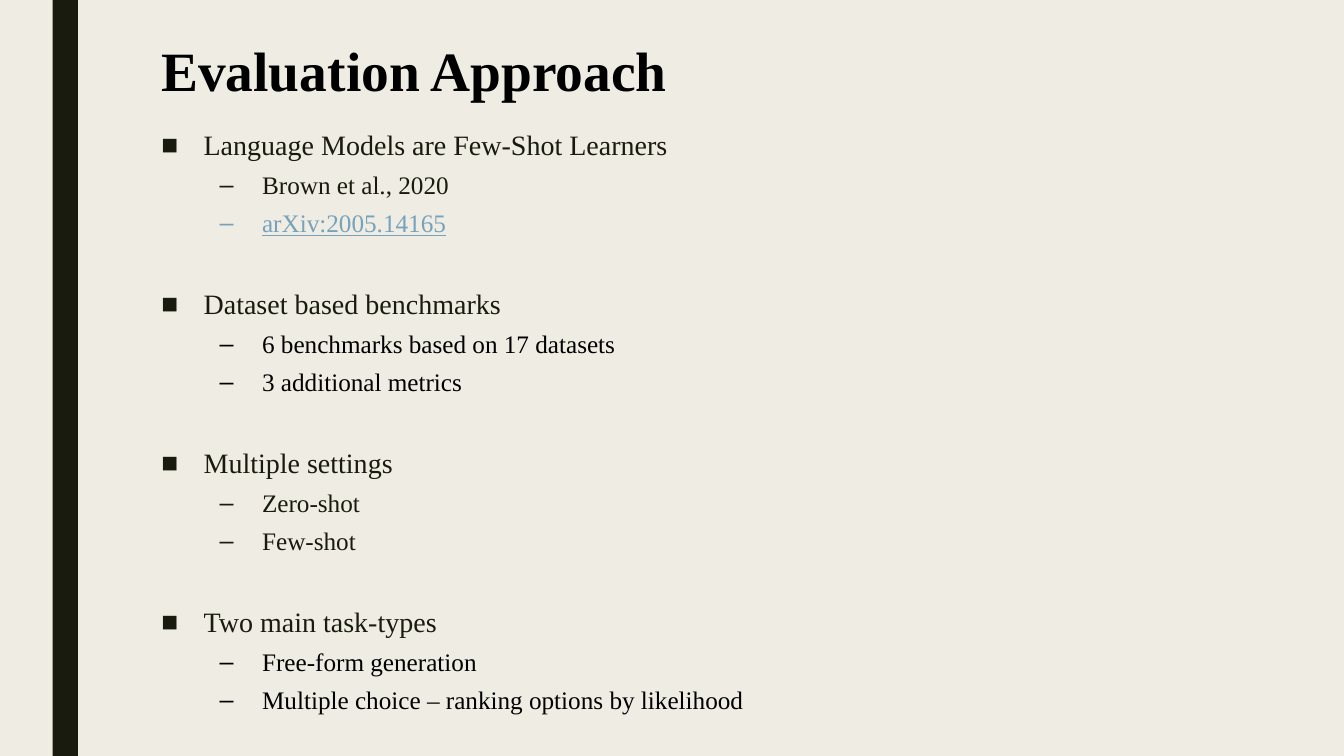
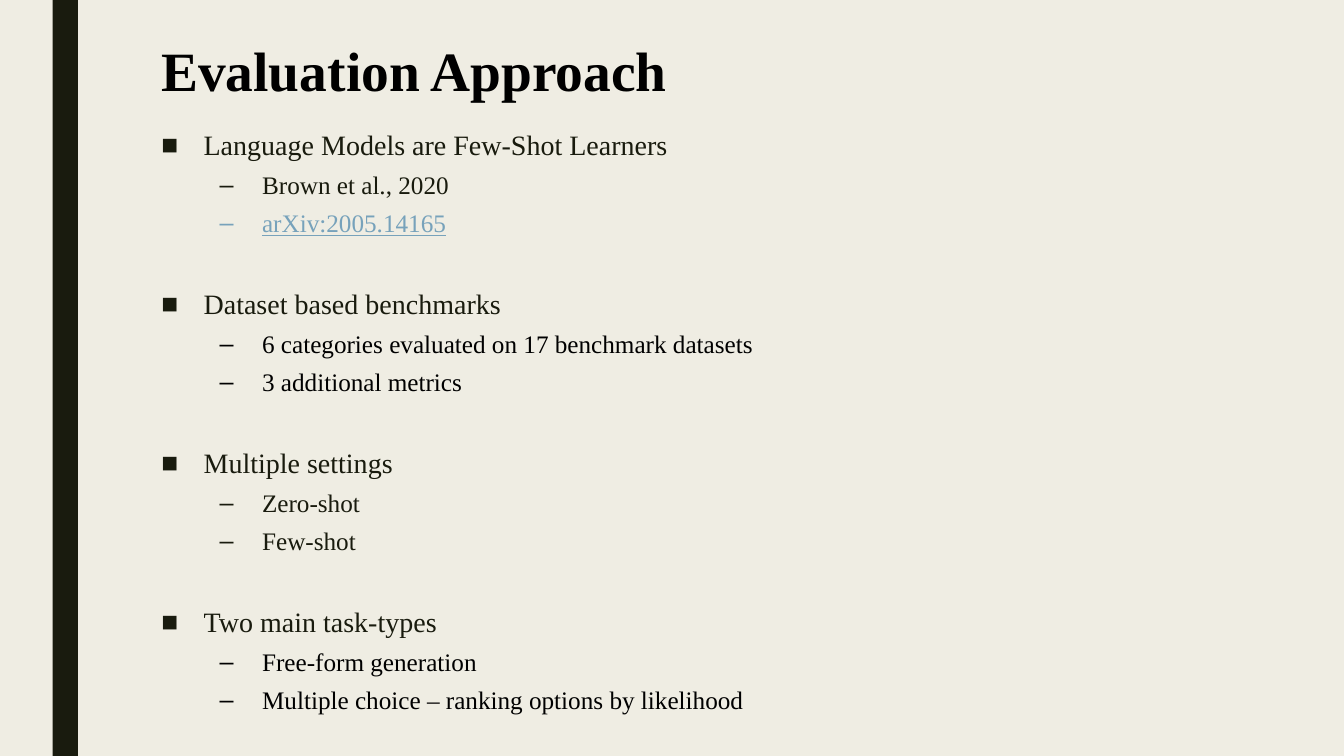
Before and after one commit to shlomi1993/llm-from-scratch, a slide deck: slide 4 of presentation/Lecture Slides.pptx. Drawn at 1344x756 pixels with LibreOffice and Linux fonts; fonts in the diff are those of the drawing. Boxes give left, top, right and bottom in pixels: in the first picture for what was removed or moved away, otherwise in the second. Text is boxed around its words. In the diff, an @@ line names an element or a change of style, - is before the commit and + after.

```diff
--- a/presentation/Lecture Slides.pptx
+++ b/presentation/Lecture Slides.pptx
@@ text at (x1=262, y1=335, x2=753, y2=359): text changed @@
-  – 6 benchmarks based on 17 datasets
+  – 6 categories evaluated on 17 benchmark datasets
```
Also in this commit, not shown: 8 other slides changed, 3 other files.
